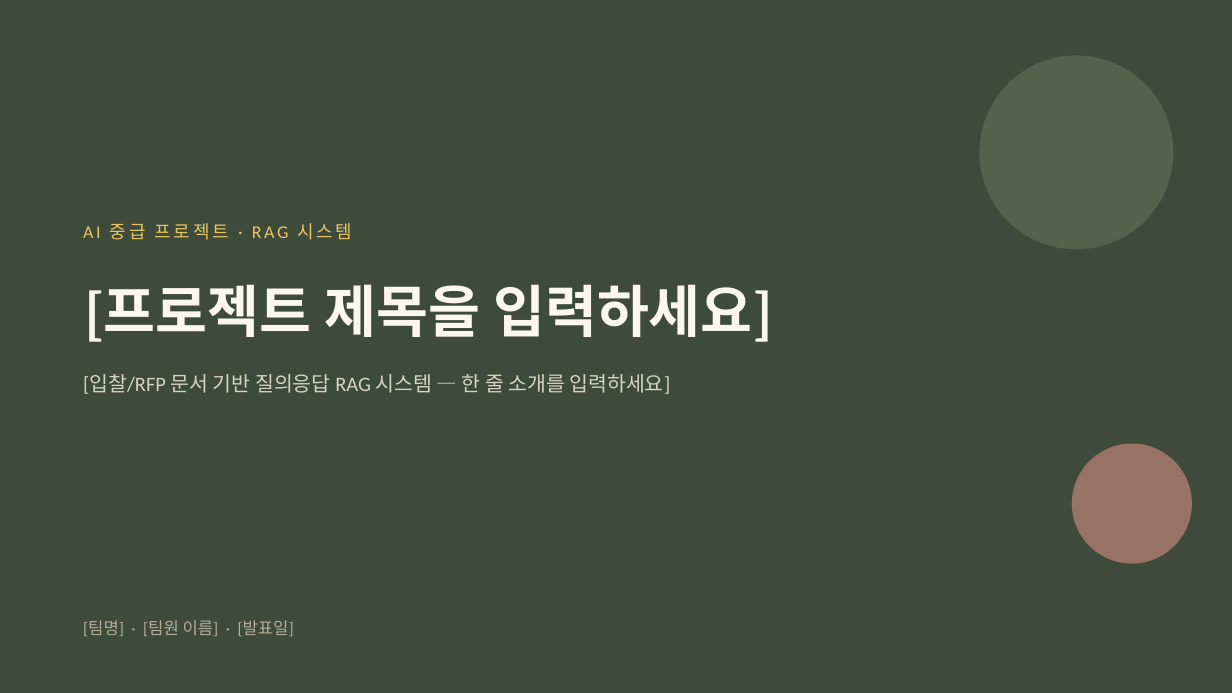
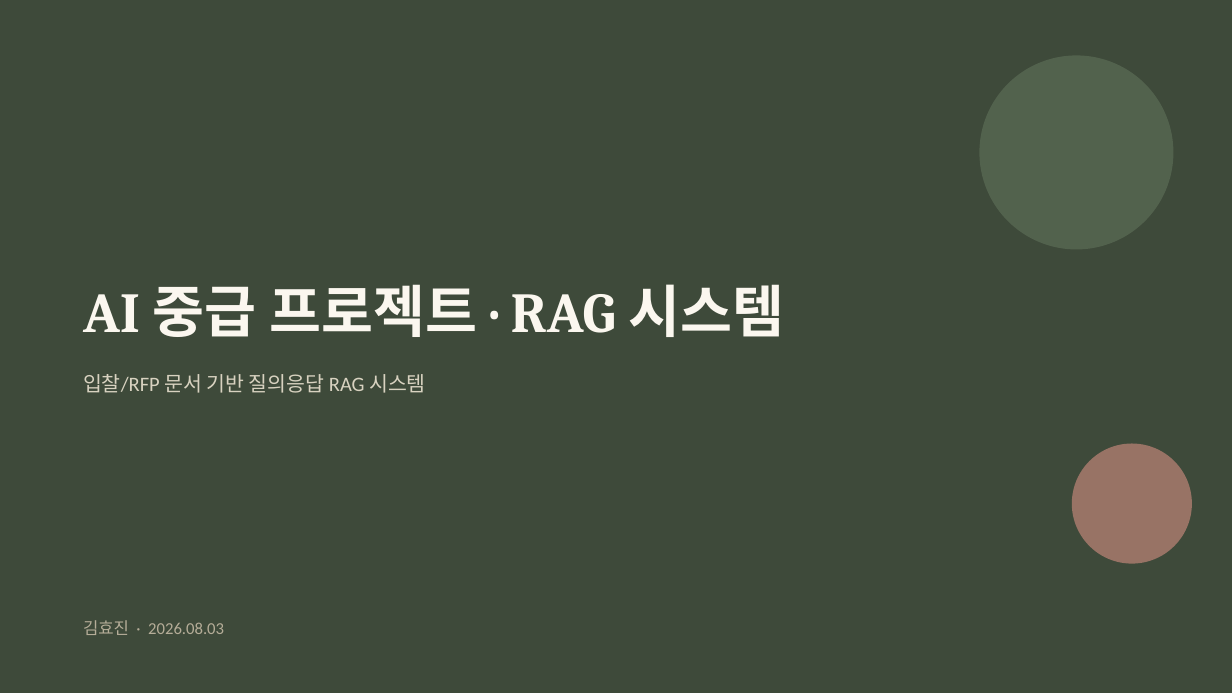
Before and after one commit to aromgu/sprint_mid_project_team1, a slide deck: slide 1 of reports/presentation/RAG_프로젝트_발표템플릿_SoftEditorial.pptx. Drawn at 1232x693 pixels with LibreOffice and Linux fonts; fonts in the diff are those of the drawing. Boxes give left, top, right and bottom in pixels: in the first picture for what was removed or moved away, otherwise in the second. Text is boxed around its words. In the diff, an @@ line names an element or a change of style, - is before the commit and + after.

Commit message:
chore: organize worklog files and presentation assets

```diff
--- a/reports/presentation/RAG_프로젝트_발표템플릿_SoftEditorial.pptx
+++ b/reports/presentation/RAG_프로젝트_발표템플릿_SoftEditorial.pptx
@@ text removed at (x1=83, y1=223, x2=353, y2=240) @@
-AI 중급 프로젝트 · RAG 시스템
@@ text at (x1=83, y1=284, x2=784, y2=337): text changed @@
-[프로젝트 제목을 입력하세요]
+AI 중급 프로젝트 · RAG 시스템
@@ text at (x1=83, y1=374, x2=426, y2=393): text changed @@
-[입찰/RFP 문서 기반 질의응답 RAG 시스템 — 한 줄 소개를 입력하세요]
+입찰/RFP 문서 기반 질의응답 RAG 시스템
@@ text at (x1=83, y1=620, x2=224, y2=635): text changed @@
-[팀명] · [팀원 이름] · [발표일]
+김효진 · 2026.08.03
```
Also in this commit, not shown: 22 other files.
